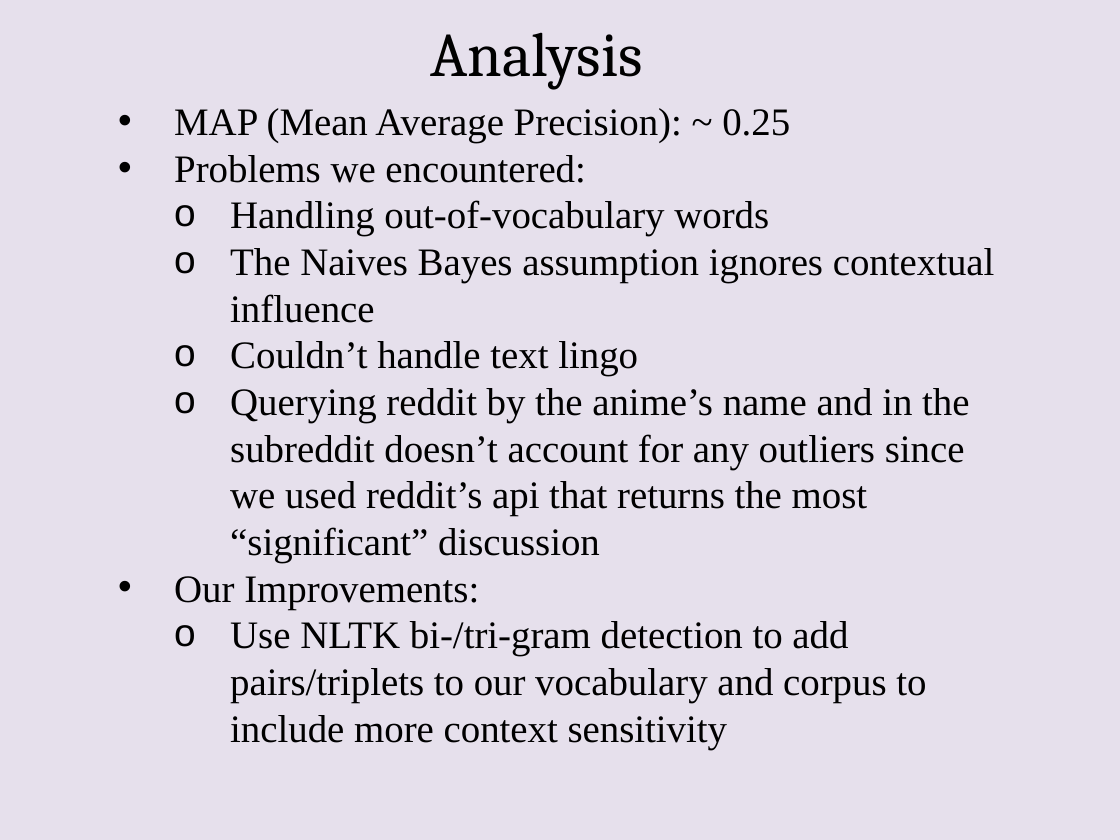
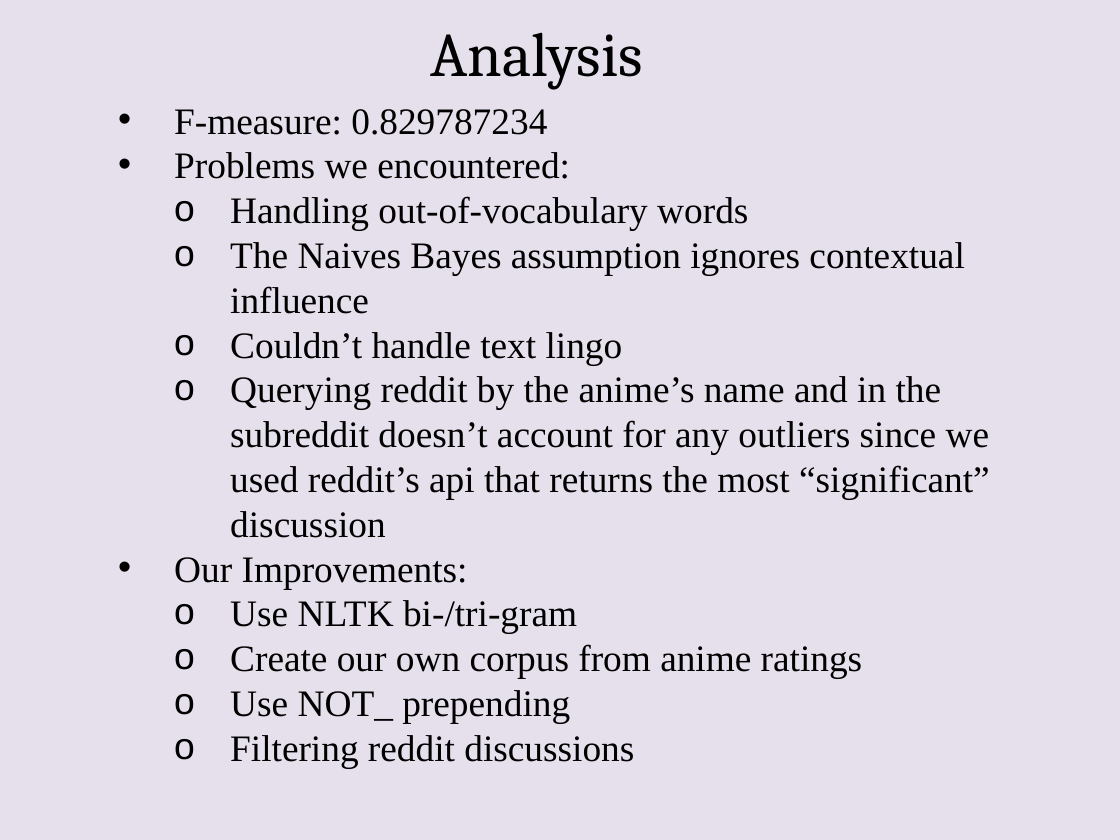
Before and after one commit to Havaldar/emoetion, a slide deck: slide 5 of Powerpoint1.pptx. Drawn at 1120x840 pixels with LibreOffice and Linux fonts; fonts in the diff are those of the drawing. Boxes give left, top, right and bottom in pixels: in the first picture for what was removed or moved away, otherwise in the second. Text is boxed around its words. In the diff, an @@ line names an element or a change of style, - is before the commit and + after.

Commit message:
hi

```diff
--- a/Powerpoint1.pptx
+++ b/Powerpoint1.pptx
@@ text at [174,109,547,135]: text changed; size 25 to 24 pt @@
-• MAP (Mean Average Precision): ~ 0.25
+• F-measure: 0.829787234
@@ text at [174,152,990,589]: size 25 to 24 pt in "Problems we encountered:", "Handling out-of-vocabulary words", "The Naives Bayes assumption ignores contextual influence", "Couldn’t handle text lingo" and 2 more places @@
@@ text at [230,600,863,768]: text changed; size 25 to 24 pt @@
-  o Use NLTK bi-/tri-gram detection to add pairs/triplets to our vocabulary and corpus to include more context sensitivity
+  o Use NLTK bi-/tri-gram
+  o Create our own corpus from anime ratings
+  o Use NOT_ prepending
+  o Filtering reddit discussions
```
